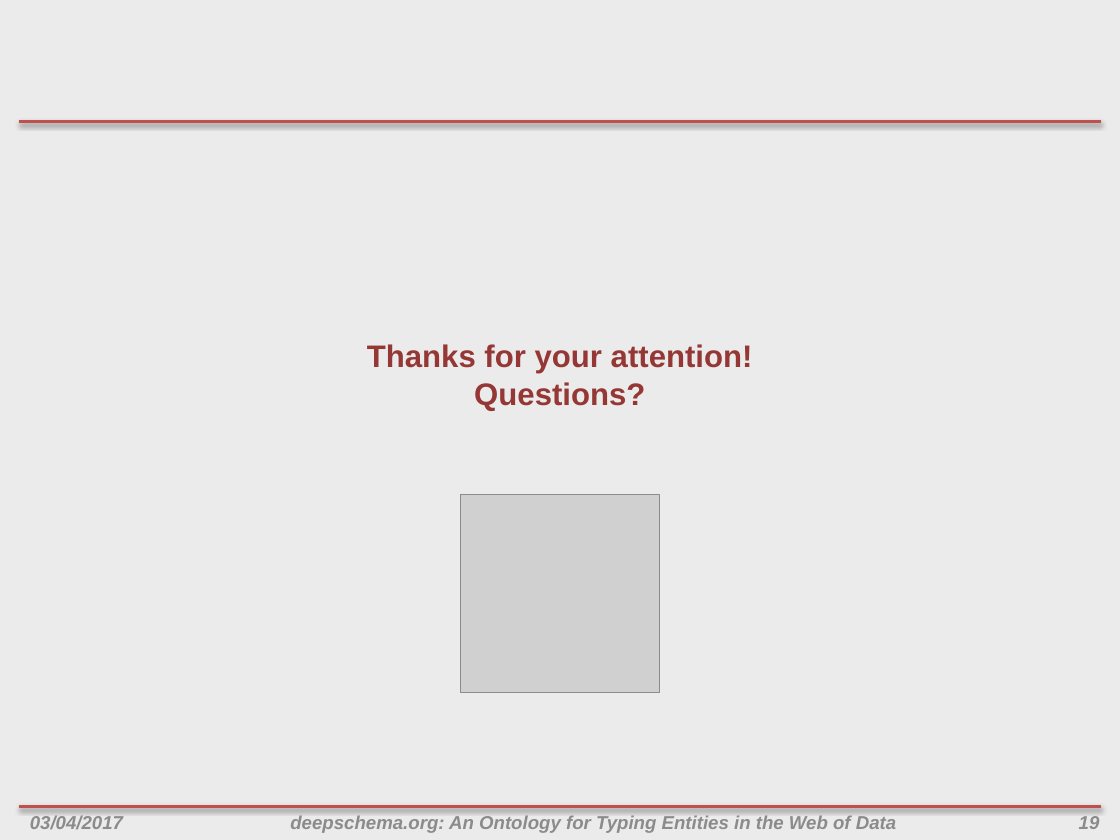
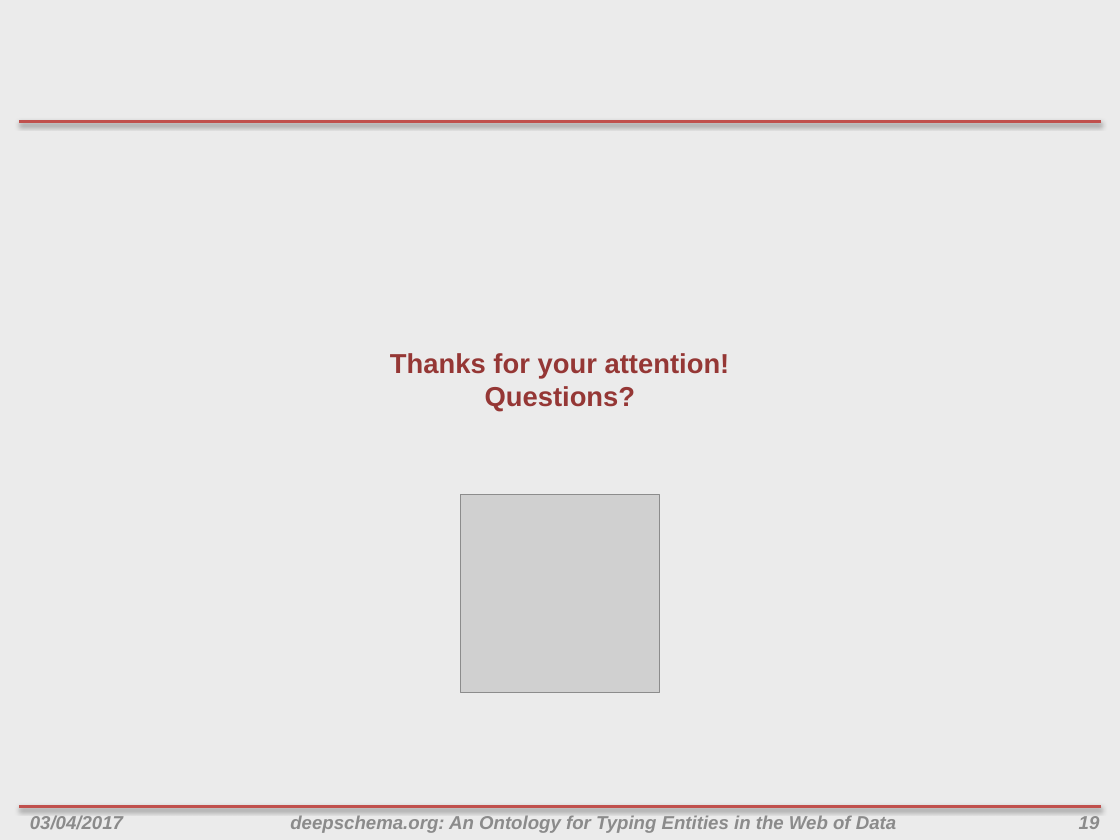
Before and after one commit to psmeros/psmeros.github.io, a slide deck: slide 19 of docs/files/ldow2017.pptx. Drawn at 1120x840 pixels with LibreOffice and Linux fonts; fonts in the diff are those of the drawing; grey boxes stand for pictures; background and template pictures are left out. Boxes give left, top, right and bottom in pixels: in the first picture for what was removed or moved away, otherwise in the second. Text is boxed around its words. In the diff, an @@ line names an element or a change of style, - is before the commit and + after.

```diff
--- a/docs/files/ldow2017.pptx
+++ b/docs/files/ldow2017.pptx
@@ text "Thanks for your attention! Questions?" at [390, 353, 730, 411]: size 20 to 17.6 pt @@
```
Also in this commit, not shown: 2 other files.
